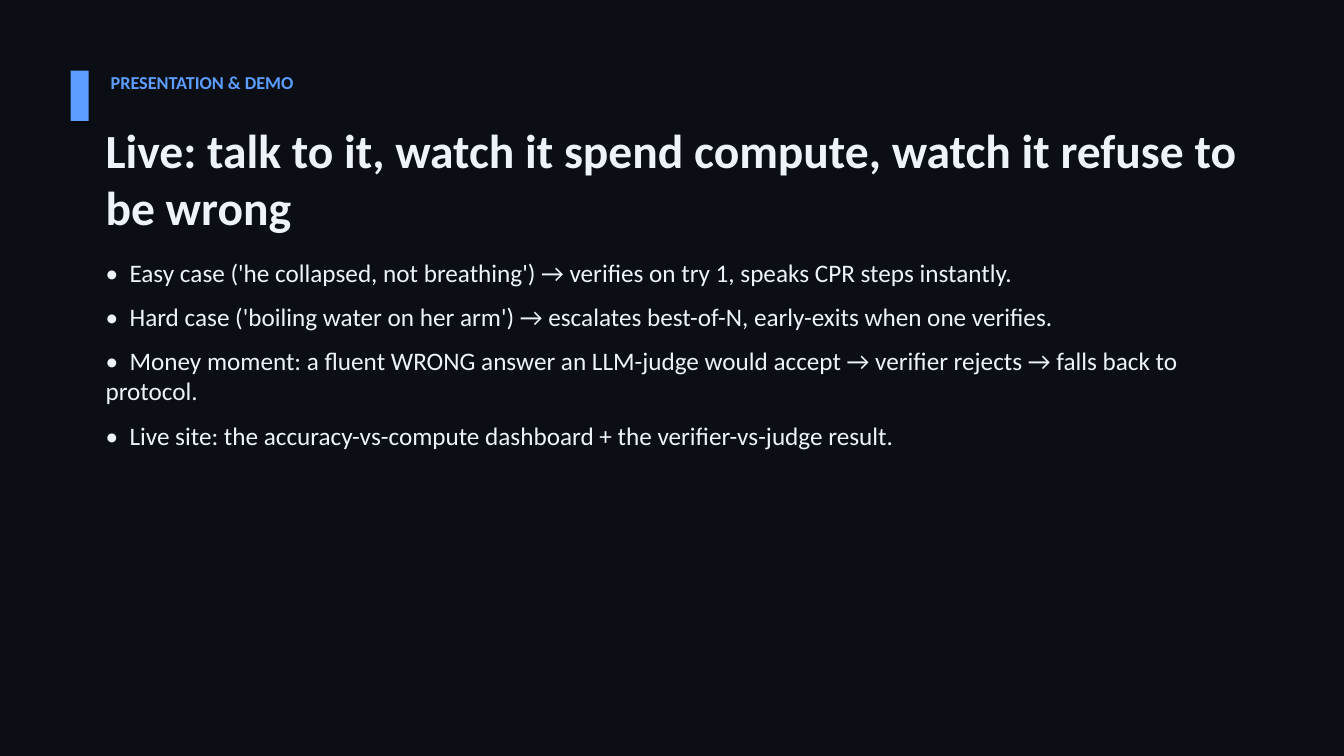
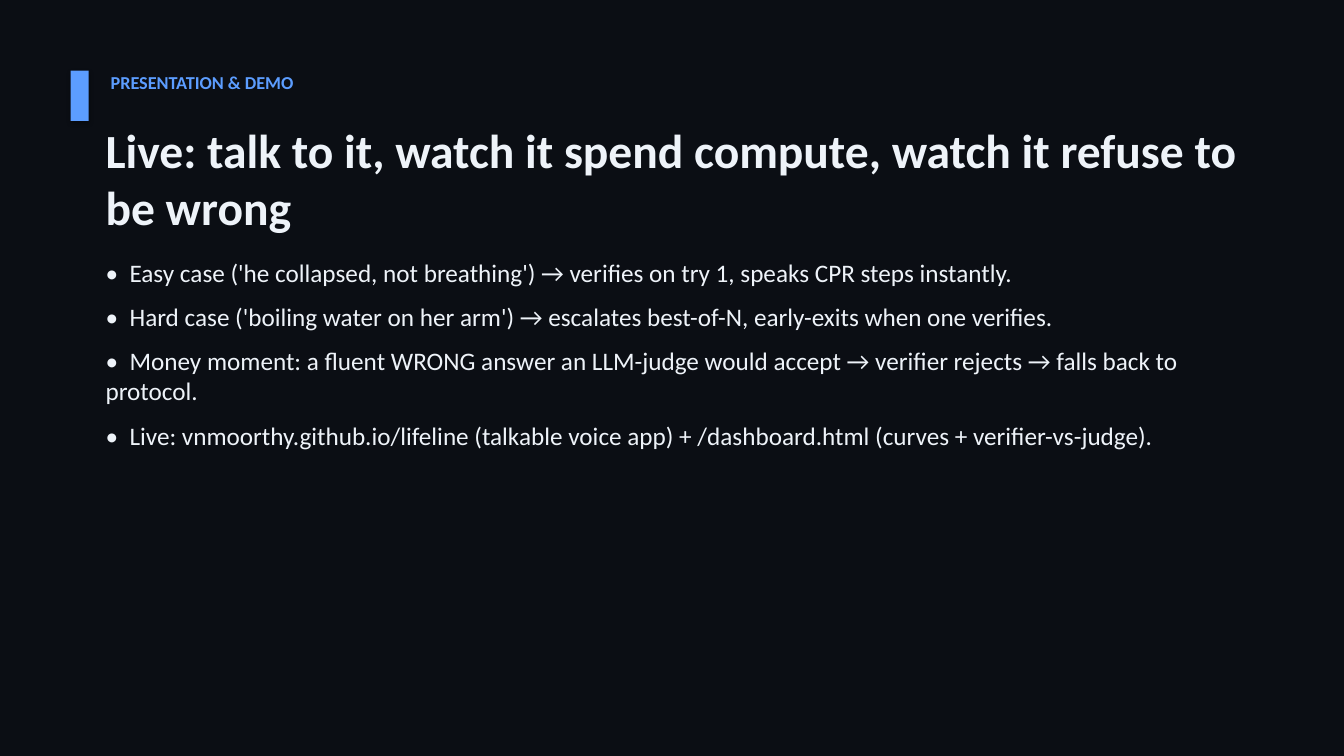
Before and after one commit to vnmoorthy/lifeline, a slide deck: slide 7 of Lifeline_Deck.pptx. Drawn at 1344x756 pixels with LibreOffice and Linux fonts; fonts in the diff are those of the drawing. Boxes give left, top, right and bottom in pixels: in the first picture for what was removed or moved away, otherwise in the second. Text is boxed around its words. In the diff, an @@ line names an element or a change of style, - is before the commit and + after.

```diff
--- a/Lifeline_Deck.pptx
+++ b/Lifeline_Deck.pptx
@@ text at [130,426,1152,450]: text changed @@
-• Live site: the accuracy-vs-compute dashboard + the verifier-vs-judge result.
+• Live: vnmoorthy.github.io/lifeline (talkable voice app) + /dashboard.html (curves + verifier-vs-judge).
```
Also in this commit, not shown: 2 other slides changed, 5 other files.
